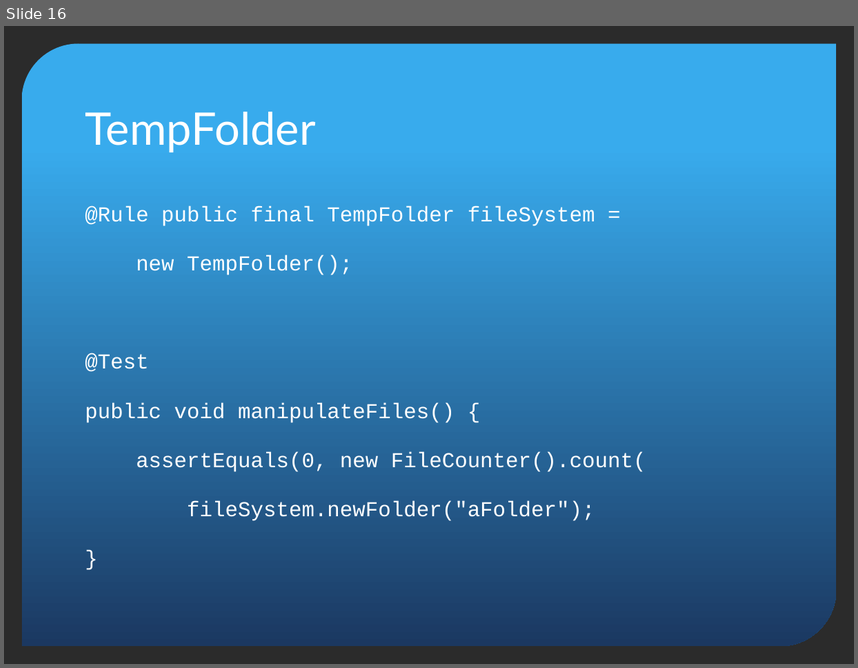
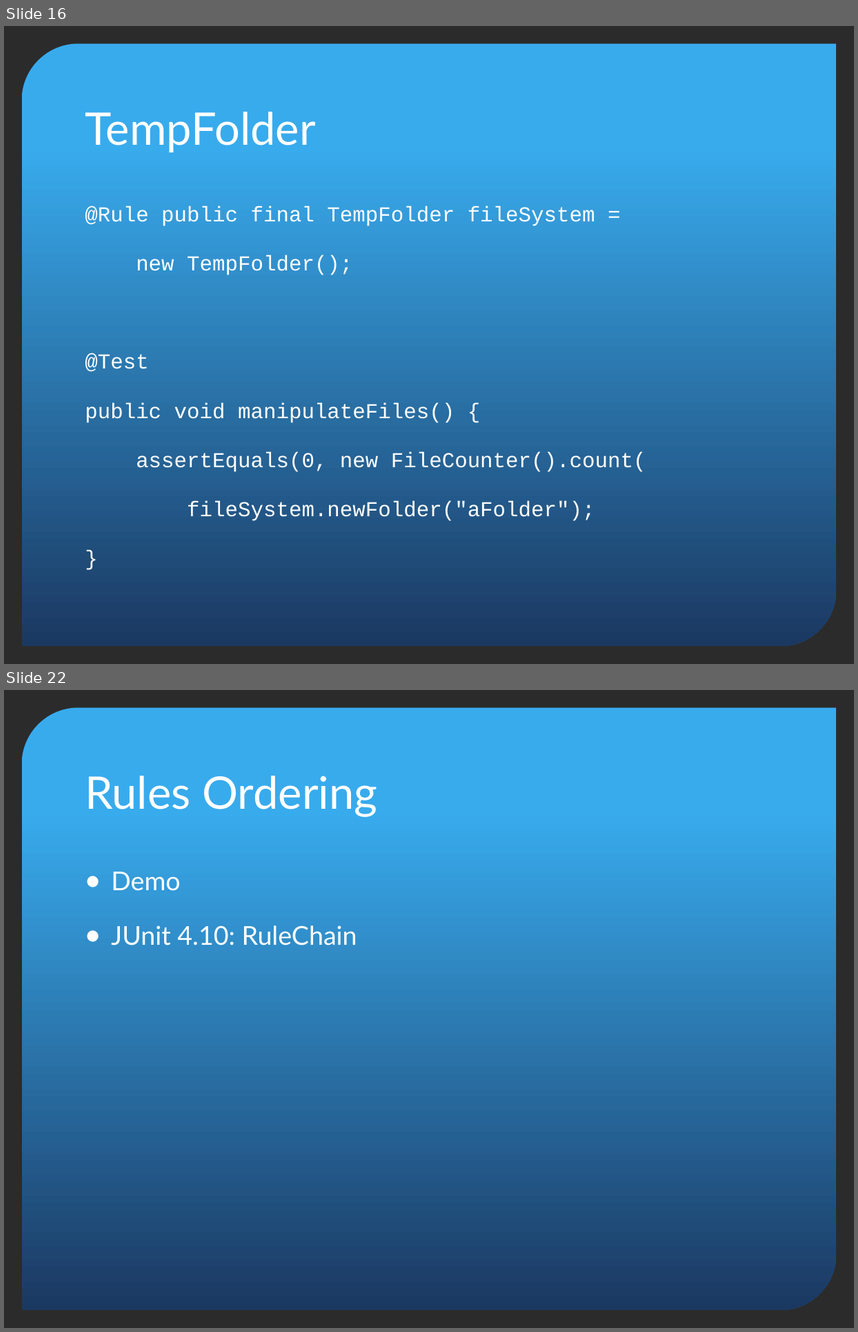
Before and after one commit to pholser/bending-junit, a slide deck: bending-junit.pptx. Shown one above the other, each under a label of ours: slide 16 before the commit, slides 16 and 22 after it; the slides between them are not shown. The pictures are 858x668 and 858x1332 pixels, drawn with LibreOffice and Linux fonts; fonts in the diff are those of the drawing; background and template pictures are left out; a plain dark background stands for a picture behind light text. Boxes give left, top, right and bottom in pixels: in the first picture for what was removed or moved away, otherwise in the second. Text is boxed around its words. In the diff, an @@ line names an element or a change of style, - is before the commit and + after.

```diff
--- a/bending-junit.pptx
+++ b/bending-junit.pptx
@@ slide 22 added at (4,690,854,1328), background picture (left out); not listed: 1 template element that a slide beside it also shows @@
@@ title added at (85,776,377,817), 38 pt, text #FFFFFF @@
+Rules Ordering
@@ text added at (111,871,357,945), 22 pt, text #FFFFFF @@
+● Demo
+● JUnit 4.10: RuleChain
```
Also in this commit, not shown: 19 other slides added.
